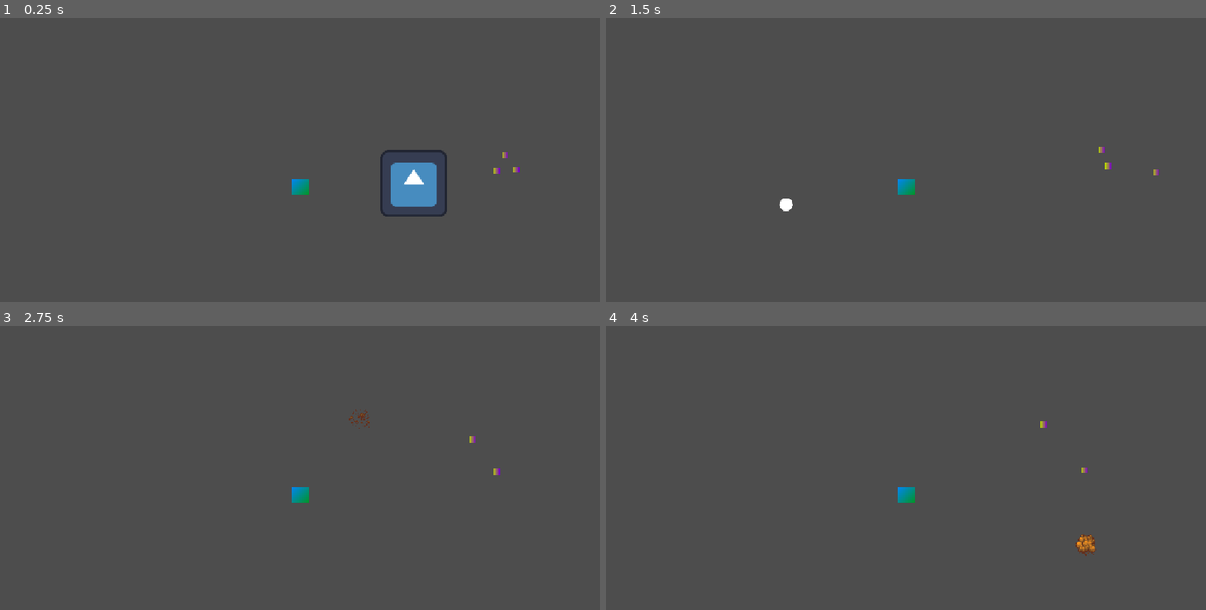
Above: before the commit, frames 1-4 (two rows, left to right).
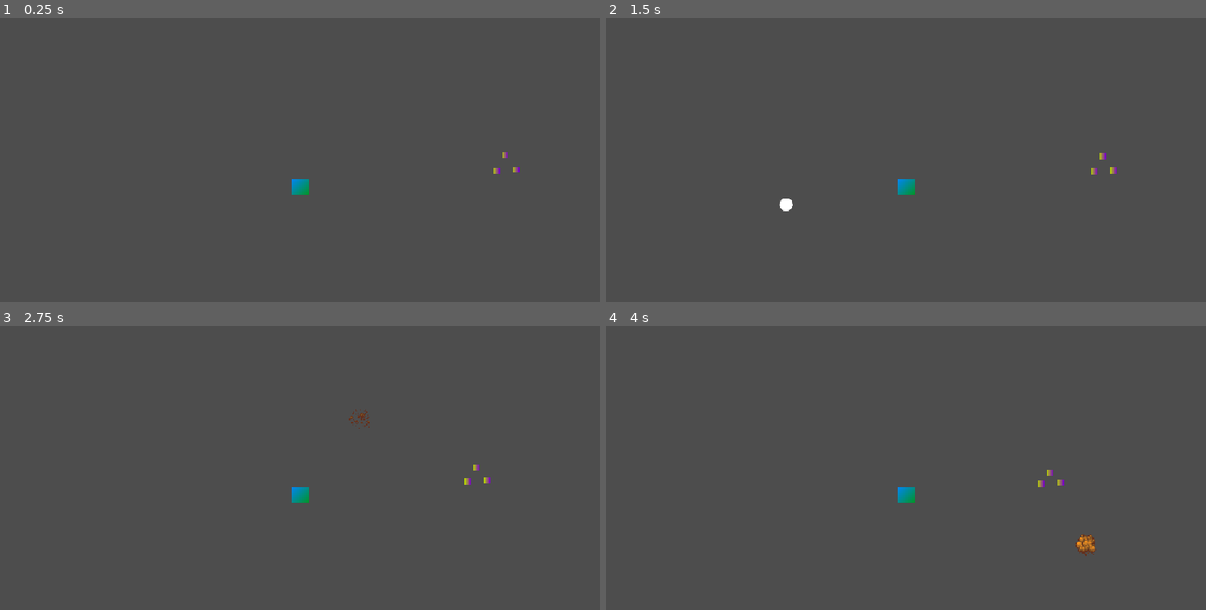
Above: after the commit, the same moments.

Repository: BoiPlex/Orbitron
Game: Godot game, scene res://scenes/game_world.tscn
Two runs of this game, one before a commit and one after it. Both use one fixed random seed, a clock stepped at 60 frames per second and the inputs below. The engine's default icon, where the game draws it, is replaced by a stand-in: a white triangle on a blue panel in a dark square.
Inputs (mouse positions are in pixels of both pictures, inside the frame that each line leads up to):
- Up to frame 1 (0.25 s): no input
- Up to frame 2 (1.5 s): tap Enter at 0.5 s; move the mouse to (1038, 168) at 0.52 s; tap Q at 0.6, 1.35 s; click (1038, 168) at 0.67 s; move the mouse to (786, 202) at 1.27 s; click (786, 202) at 1.42 s
- Up to frame 3 (2.75 s): move the mouse to (360, 419) at 2.02 s; tap Q at 2.1 s; click (360, 419) at 2.17 s
- Up to frame 4 (4 s): move the mouse to (876, 561) at 2.77 s; tap Q at 2.85, 3.6 s; click (876, 561) at 2.92 s; move the mouse to (1086, 544) at 3.52 s; click (1086, 544) at 3.67 s

The runs differ from the first frame. In frame 1, 1.5% of the frame differs, in the area x 63-75%, y 46-70%; in frame 2, 0.1%; in frame 3, 0.1%; in frame 4, 0.1%.

Commit message:
bunch of template changes

Diff:
--- a/orbitron-game/resources/basic_ally_proj.tres
+++ b/orbitron-game/resources/basic_ally_proj.tres
@@ -5,12 +5,12 @@
 
 [resource]
 script = ExtResource("1_tgpor")
-initial_speed = 200.0
+initial_speed = 400.0
 destroy_on_hit = true
 lifetime = 5.0
 sprite_texture = ExtResource("2_fm77b")
 entity_name = "AllyProj"
 max_health = 100
-contact_damage = 50
-mass = 10.0
+contact_damage = 30
+mass = 0.2
 metadata/_custom_type_script = "uid://bdl3ke2ju4jip"
--- /dev/null
+++ b/orbitron-game/resources/repulsor_projectile.tres
@@ -0,0 +1,17 @@
+[gd_resource type="Resource" script_class="ProjectileStats" load_steps=3 format=3 uid="uid://s0olcfmcwr81"]
+
+[ext_resource type="Script" uid="uid://bdl3ke2ju4jip" path="res://scripts/resources/projectile_stats_template.gd" id="1_xnrxp"]
+[ext_resource type="Texture2D" uid="uid://cxyspm0b2tgqm" path="res://assets/explosion.png" id="2_7eogl"]
+
+[resource]
+script = ExtResource("1_xnrxp")
+initial_speed = 100.0
+destroy_on_hit = false
+lifetime = 4.0
+sprite_texture = ExtResource("2_7eogl")
+entity_name = ""
+max_health = 100
+contact_damage = 10
+contact_knockback = 600.0
+mass = 10.0
+metadata/_custom_type_script = "uid://bdl3ke2ju4jip"
--- /dev/null
+++ b/orbitron-game/resources/repulsor_tower_I.tres
@@ -0,0 +1,21 @@
+[gd_resource type="Resource" script_class="TowerStats" load_steps=3 format=3 uid="uid://buuvvd74r2kkp"]
+
+[ext_resource type="Script" uid="uid://b3qwo5g5sgdgc" path="res://scripts/resources/tower_stats_template.gd" id="1_7g755"]
+[ext_resource type="Resource" uid="uid://s0olcfmcwr81" path="res://resources/repulsor_projectile.tres" id="1_dd3ta"]
+
+[resource]
+script = ExtResource("1_7g755")
+cost = 100
+projectile = ExtResource("1_dd3ta")
+fire_rate = 0.3
+spread_copies = 3
+spread_angle = 1.0
+bursts = 1
+burst_interval = 0.0
+detection_range = 100.0
+entity_name = ""
+max_health = 100
+contact_damage = 10
+contact_knockback = 1.0
+mass = 10.0
+metadata/_custom_type_script = "uid://b3qwo5g5sgdgc"
--- a/orbitron-game/resources/shoot_tower_I.tres
+++ b/orbitron-game/resources/shoot_tower_I.tres
@@ -9,8 +9,8 @@
 upgrades_to = ExtResource("3_bc5ax")
 cost = 100
 projectile = ExtResource("1_ey7u4")
-fire_rate = 1.0
-spread_copies = 8
+fire_rate = 1.2
+spread_copies = 1
 spread_angle = 0.0
 bursts = 1
 burst_interval = 0.0
--- a/orbitron-game/resources/shoot_tower_II.tres
+++ b/orbitron-game/resources/shoot_tower_II.tres
@@ -1,18 +1,22 @@
-[gd_resource type="Resource" script_class="TowerStats" load_steps=2 format=3 uid="uid://cs2ho6uqdkqa3"]
+[gd_resource type="Resource" script_class="TowerStats" load_steps=4 format=3 uid="uid://cs2ho6uqdkqa3"]
 
+[ext_resource type="Resource" uid="uid://bal7popik6k7r" path="res://resources/basic_ally_proj.tres" id="1_01tjd"]
 [ext_resource type="Script" uid="uid://b3qwo5g5sgdgc" path="res://scripts/resources/tower_stats_template.gd" id="1_i0gep"]
+[ext_resource type="Resource" uid="uid://cjoo0taj1jhcs" path="res://resources/shoot_tower_III.tres" id="3_5mxyd"]
 
 [resource]
 script = ExtResource("1_i0gep")
+upgrades_to = ExtResource("3_5mxyd")
 cost = 100
-fire_rate = 1.0
+projectile = ExtResource("1_01tjd")
+fire_rate = 0.5
 spread_copies = 1
 spread_angle = 0.0
-bursts = 1
-burst_interval = 0.0
+bursts = 3
+burst_interval = 0.15
 detection_range = 200.0
-entity_name = ""
-max_health = 100
-contact_damage = 10
-mass = 10.0
+entity_name = "Gunner II"
+max_health = 150
+contact_damage = 40
+mass = 20.0
 metadata/_custom_type_script = "uid://b3qwo5g5sgdgc"
--- a/orbitron-game/resources/shoot_tower_III.tres
+++ b/orbitron-game/resources/shoot_tower_III.tres
@@ -1,14 +1,20 @@
-[gd_resource type="Resource" script_class="TowerStats" load_steps=2 format=3 uid="uid://cjoo0taj1jhcs"]
+[gd_resource type="Resource" script_class="TowerStats" load_steps=3 format=3 uid="uid://cjoo0taj1jhcs"]
 
+[ext_resource type="Resource" uid="uid://bal7popik6k7r" path="res://resources/basic_ally_proj.tres" id="1_0okn4"]
 [ext_resource type="Script" uid="uid://b3qwo5g5sgdgc" path="res://scripts/resources/tower_stats_template.gd" id="1_wmsc3"]
 
 [resource]
 script = ExtResource("1_wmsc3")
 cost = 100
-fire_rate = 1.0
+projectile = ExtResource("1_0okn4")
+fire_rate = 0.6
+spread_copies = 1
+spread_angle = 0.0
+bursts = 5
+burst_interval = 0.1
 detection_range = 200.0
-entity_name = ""
-max_health = 100
-contact_damage = 10
-mass = 10.0
+entity_name = "Gunner III"
+max_health = 200
+contact_damage = 100
+mass = 30.0
 metadata/_custom_type_script = "uid://b3qwo5g5sgdgc"
--- a/orbitron-game/scenes/projectile.tscn
+++ b/orbitron-game/scenes/projectile.tscn
@@ -10,6 +10,7 @@
 
 [node name="Projectile" type="CharacterBody2D"]
 script = ExtResource("1_softn")
+mass = 1.0
 metadata/_custom_type_script = "uid://c7cq1q0lnaglc"
 
 [node name="ColoredCollider" type="CollisionShape2D" parent="."]
--- a/orbitron-game/scenes/tower.tscn
+++ b/orbitron-game/scenes/tower.tscn
@@ -2,7 +2,7 @@
 
 [ext_resource type="Script" uid="uid://bact5q3bmxsrh" path="res://scripts/bodies/tower.gd" id="1_qrbg1"]
 [ext_resource type="Script" uid="uid://djiqi435icfju" path="res://scripts/components/hitbox_component.gd" id="2_jfguu"]
-[ext_resource type="Resource" uid="uid://grck8mtpfay0" path="res://resources/shoot_tower_I.tres" id="2_xl0gn"]
+[ext_resource type="Resource" uid="uid://buuvvd74r2kkp" path="res://resources/repulsor_tower_I.tres" id="2_xl0gn"]
 [ext_resource type="Script" uid="uid://c7wj8tj6k5kjl" path="res://scripts/components/colored_collider.gd" id="3_85u2j"]
 [ext_resource type="Script" uid="uid://bsmkv7habdqi5" path="res://scripts/components/hurtbox_component.gd" id="4_xl0gn"]
 [ext_resource type="Script" uid="uid://bhkkdgseo08jf" path="res://scripts/components/detection_component.gd" id="5_jfguu"]
@@ -28,7 +28,7 @@
 
 [node name="Tower" type="CharacterBody2D" node_paths=PackedStringArray("projectile_factory")]
 script = ExtResource("1_qrbg1")
-build_template = ExtResource("2_xl0gn")
+debug_build_template = ExtResource("2_xl0gn")
 projectile_factory = NodePath("ProjectileFactory")
 metadata/_custom_type_script = "uid://wkf0om5bqdy"
 
--- a/orbitron-game/scripts/bodies/game_physics_body.gd
+++ b/orbitron-game/scripts/bodies/game_physics_body.gd
@@ -14,9 +14,9 @@
 @export var make_on_kill: Array[Factory]
 
 @onready var sprite = get_node_or_null("Sprite2D") as Sprite2D
-@onready var hitbox = get_node_or_null("$HitboxComponent") as HitboxComponent
-@onready var hurtbox = get_node_or_null("$HurtboxComponent") as HurtboxComponent
-@onready var collider = get_node_or_null("$ColoredCollider") as CollisionShape2D
+@onready var hitbox = get_node_or_null("HitboxComponent") as HitboxComponent
+@onready var hurtbox = get_node_or_null("HurtboxComponent") as HurtboxComponent
+@onready var collider = get_node_or_null("ColoredCollider") as CollisionShape2D
 
 var direction: Vector2
 
@@ -46,6 +46,7 @@
 		hurtbox.health = stats.max_health
 	if hitbox != null:
 		hitbox.damage = stats.contact_damage
+	contact_knockback = stats.contact_knockback
 
 
 func force_push(push_dir: Vector2, force: float):
@@ -57,14 +58,14 @@
 	var target = receiver.parent
 	if pushable and target is GamePhysicsBody:
 		force_push(target.global_position.direction_to(global_position),
-			(target.velocity.length() / 2 + target.contact_knockback) * target.mass)
+			target.velocity.length() / 4  * target.mass)
 
 
 func _on_hurtbox_contact(sender: HitboxComponent):
 	var target = sender.parent
 	if pushable and target is GamePhysicsBody:
 		force_push(target.global_position.direction_to(global_position),
-			(target.velocity.length() / 2 + target.contact_knockback) * target.mass)
+			(target.velocity.length() / 4) * target.mass + target.contact_knockback)
 
 
 func _kill():
--- a/orbitron-game/scripts/bodies/projectile.gd
+++ b/orbitron-game/scripts/bodies/projectile.gd
@@ -20,8 +20,8 @@
 func disable():
 	visible = false
 	if hitbox:
-		hitbox.monitorable = false
-		hitbox.monitoring = false
+		hitbox.set_deferred("monitorable", false)
+		hitbox.set_deferred("monitoring", false)
 	set_deferred("process_mode", PROCESS_MODE_DISABLED)
 	disabled = true
 
@@ -29,10 +29,11 @@
 func enable():
 	visible = true
 	if hitbox:
-		hitbox.monitorable = true
-		hitbox.monitoring = true
+		hitbox.set_deferred("monitorable", true)
+		hitbox.set_deferred("monitoring", true)
 	set_deferred("process_mode", PROCESS_MODE_INHERIT)
 	disabled = false
+	lifetime_timer.start(initial_lifetime)
 
 
 func init_projectile(stats: ProjectileStats):
--- a/orbitron-game/scripts/bodies/tower.gd
+++ b/orbitron-game/scripts/bodies/tower.gd
@@ -13,7 +13,7 @@
 	CCW,
 }
 
-@export var build_template: TowerStats = null
+@export var debug_build_template: TowerStats = null
 @export var projectile_factory: ProjectileFactory
 @export var orbit_speed: float = 40
 @export var orbit: Orbit = Orbit.CW
@@ -43,14 +43,14 @@
 	detection.area_entered.connect(_on_add_target)
 	detection.area_exited.connect(_on_remove_target)
 	target_check.connect(_on_target_check)
-	if build_template != null:
-		init_tower(build_template)
-		init_game_entity(build_template)
+	if debug_build_template != null:
+		init_tower(debug_build_template)
+		init_game_entity(debug_build_template)
 
 
 func init_tower(stats: TowerStats):
 	upgrades_to = stats.upgrades_to
-	if upgrades_to == null:
+	if upgrades_to != null:
 		upgrade_cost = upgrades_to.cost
 	fire_rate = stats.fire_rate
 	if fire_rate >= 0.0:
--- a/orbitron-game/scripts/components/hurtbox_component.gd
+++ b/orbitron-game/scripts/components/hurtbox_component.gd
@@ -19,6 +19,7 @@
 
 func take_damage(damage: int):
 	health = clampi(health - damage, 0, max_health)
+	print(damage)
 	if health == 0 and parent is GamePhysicsBody:
 		parent.init_kill.emit()
 
--- a/orbitron-game/scripts/factories/projectile_factory.gd
+++ b/orbitron-game/scripts/factories/projectile_factory.gd
@@ -19,6 +19,7 @@
 	_burst_timer = Timer.new()
 	_burst_timer.one_shot = true
 	_burst_timer.autostart = false
+	add_child(_burst_timer)
 
 
 func fire():
--- a/orbitron-game/scripts/game_state_global.gd
+++ b/orbitron-game/scripts/game_state_global.gd
@@ -25,11 +25,6 @@
 	return _active_world
 
 
-func _init_game():
-	_money = 0
-	world_health = WORLD_MAX_HEALTH
-
-
 func set_money(value: int):
 	_money = value
 	money_changed.emit(_money)
@@ -43,3 +38,8 @@
 func take_damage(value: int):
 	world_health = clampi(world_health - value, 0, WORLD_MAX_HEALTH)
 	world_health_changed.emit(world_health)
+
+
+func _init_game():
+	_money = 0
+	world_health = WORLD_MAX_HEALTH
--- a/orbitron-game/scripts/projectile_pool.gd
+++ b/orbitron-game/scripts/projectile_pool.gd
@@ -24,9 +24,9 @@
 func init_pool():
 	for i in range(PROJECTILE_MAX):
 		var proj = _projectile_scene.instantiate() as Projectile
-		proj.disable()
 		_pool.push_back(proj)
 		add_child(proj)
+		proj.disable()
 
 
 func _on_request_projectile(pos: Vector2, velocity: Vector2, stats: ProjectileStats):
--- a/orbitron-game/scripts/resources/physics_stats_template.gd
+++ b/orbitron-game/scripts/resources/physics_stats_template.gd
@@ -6,4 +6,5 @@
 @export var entity_name: String
 @export var max_health: int = 100
 @export var contact_damage: int = 10
+@export var contact_knockback: float = 1
 @export var mass: float = 10
--- a/orbitron-game/scripts/resources/tower_stats_template.gd
+++ b/orbitron-game/scripts/resources/tower_stats_template.gd
@@ -10,6 +10,6 @@
 @export_group("Firing Mechanics")
 @export_range(0, 12.1) var spread_copies: int = 1
 @export_range(0, 2 * PI) var spread_angle: float = 0
-@export_range(0, 4.1) var bursts: int = 1
+@export_range(0, 22.1) var bursts: int = 1
 @export_range(0, 1.0) var burst_interval: float = 0
 @export var detection_range: float = 200
